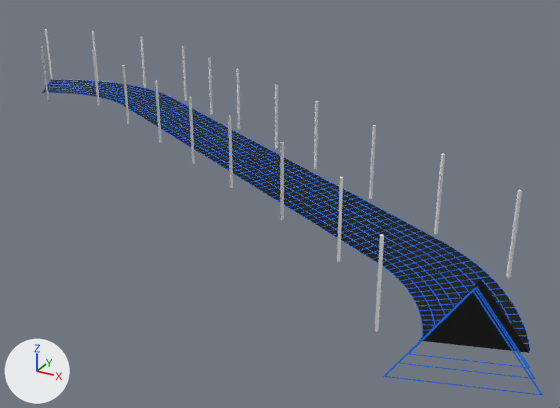
Before and after pictures for a commit that changed the glTF model public/models/tunnelEffects.glb.
Before and after are seen from a 50 mm camera at (605.0, -746.0, 1549.0) aimed at (114.0, 148.0, 1102.0). Arrows for +X, +Y and +Z are at lower left; the lights stay in place. Where no turn or scale is listed for an object, it has been applied to the vertices.

Objects in the first picture: 'depthTriangle', 'depthTriangle.001', 'depthTriangle.002', 'tunnelGrid', 'tunnelLights.001', 'tunnelPlane', 'videoTriangle'.
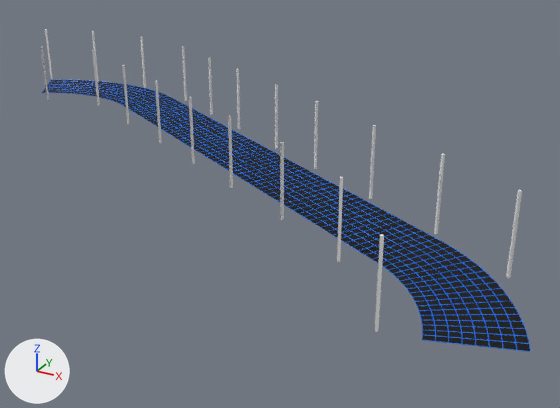
What differs and where, as boxes (x1, y1, x2, y2) in the pictures (560 x 408 px):
'videoTriangle', deleted: before (419, 279, 529, 353)
'depthTriangle.001', deleted (blue): before (383, 289, 543, 396)
'depthTriangle.002', deleted: before (399, 288, 536, 379)
'depthTriangle', deleted: before (409, 287, 530, 368)

Diff of the bpy script that builds the scene:
```diff
--- a/public/models/tunnelEffects.glb.py
+++ b/public/models/tunnelEffects.glb.py
@@ ob_depthtriangle @@
-ob_depthtriangle = bpy.data.objects.new('depthTriangle', me_curve)
-ob_depthtriangle.location = (0.0, 0.0, 0.0)
@@ ob_depthtriangle_001 @@
-ob_depthtriangle_001 = bpy.data.objects.new('depthTriangle.001', me_curve_003)
-ob_depthtriangle_001.location = (0.0, 0.0, 0.0)
@@ ob_depthtriangle_002 @@
-ob_depthtriangle_002 = bpy.data.objects.new('depthTriangle.002', me_curve_002)
-ob_depthtriangle_002.location = (0.0, 0.0, 0.0)
@@ ob_videotriangle @@
-ob_videotriangle = bpy.data.objects.new('videoTriangle', me_curve_001)
-ob_videotriangle.location = (410.0, -159.0, 1135.0)
```
